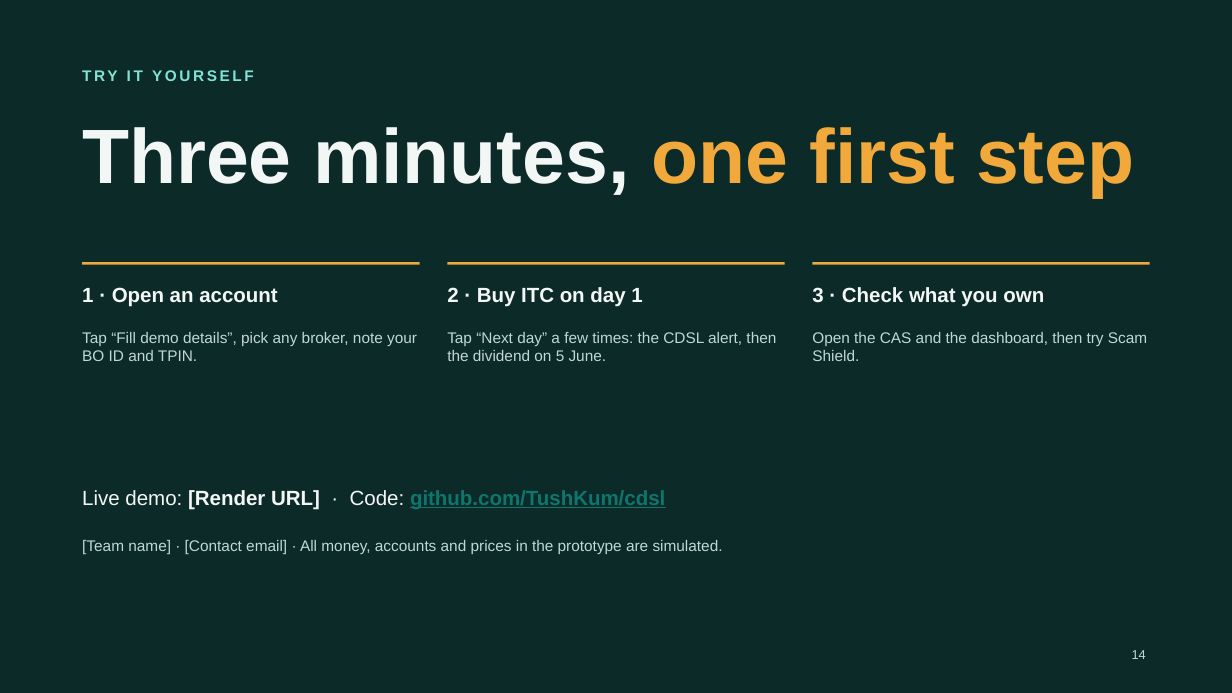
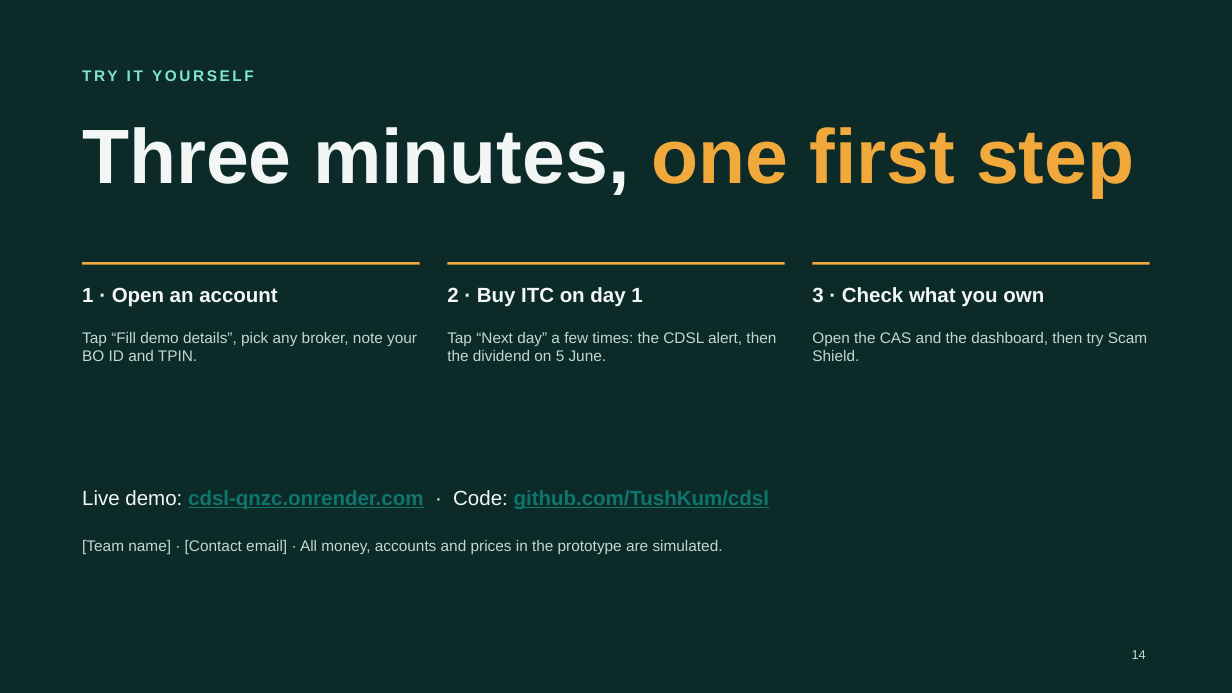
Before and after one commit to TushKum/cdsl, a slide deck: slide 14 of pitch/Pehla Kadam - pitch.pptx. Drawn at 1232x693 pixels with LibreOffice and Linux fonts; fonts in the diff are those of the drawing. Boxes give left, top, right and bottom in pixels: in the first picture for what was removed or moved away, otherwise in the second. Text is boxed around its words. In the diff, an @@ line names an element or a change of style, - is before the commit and + after.

```diff
--- a/pitch/Pehla Kadam - pitch.pptx
+++ b/pitch/Pehla Kadam - pitch.pptx
@@ text at (x1=82, y1=490, x2=769, y2=509): text changed; text colour #F2F6F5 to #0F766E @@
-Live demo: [Render URL] · Code: github.com/TushKum/cdsl
+Live demo: cdsl-qnzc.onrender.com · Code: github.com/TushKum/cdsl
```
Also in this commit, not shown: 1 other file.
